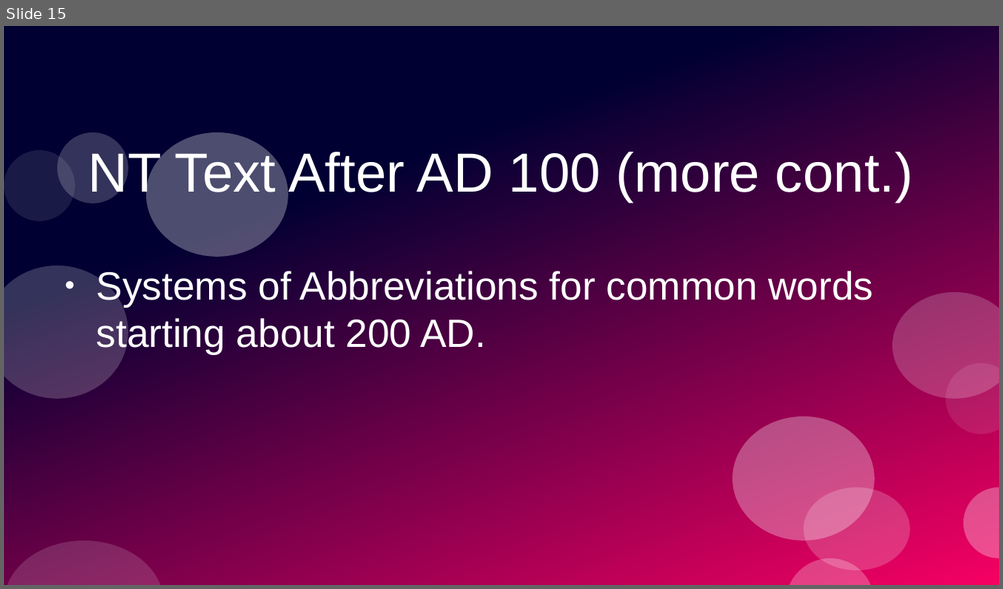
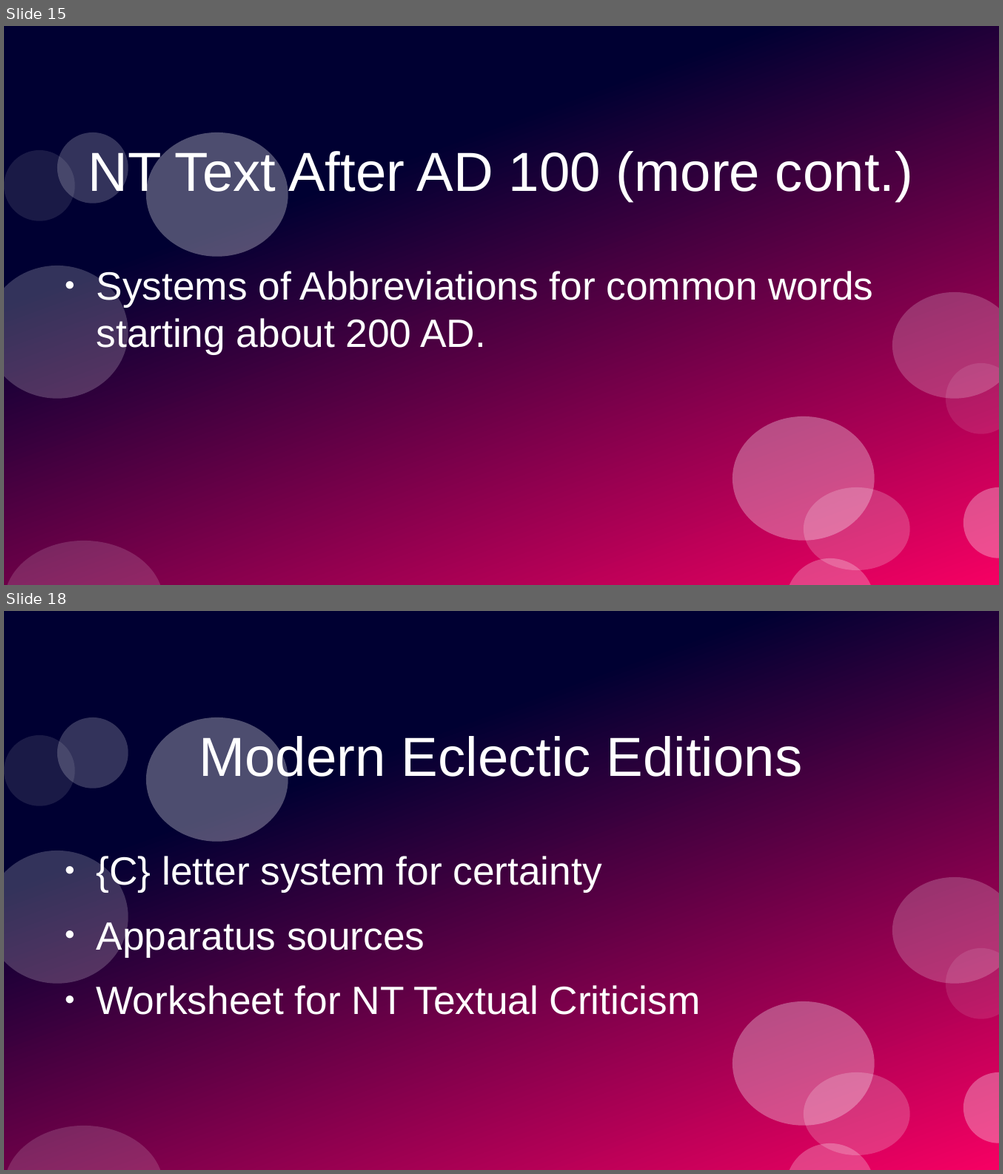
Before and after one commit to stevemac321/Music, a slide deck: LostTransmission.pptx. Shown one above the other, each under a label of ours: slide 15 before the commit, slides 15 and 18 after it; the slides between them are not shown. The pictures are 1003x589 and 1003x1174 pixels, drawn with LibreOffice and Linux fonts; fonts in the diff are those of the drawing. Boxes give left, top, right and bottom in pixels: in the first picture for what was removed or moved away, otherwise in the second. Text is boxed around its words. In the diff, an @@ line names an element or a change of style, - is before the commit and + after.

```diff
--- a/LostTransmission.pptx
+++ b/LostTransmission.pptx
@@ slide 18 added at (4, 611, 999, 1170), background #FFFFFF; not listed: 12 template elements that a slide beside it also shows @@
@@ text added at (199, 733, 802, 787), 44 pt, text #FFFFFF @@
+Modern Eclectic Editions
@@ text added at (96, 856, 700, 1015), 31.5 pt, text #FFFFFF @@
+● {C} letter system for certainty
+● Apparatus sources
+● Worksheet for NT Textual Criticism
```
Also in this commit, not shown: 1 slide changed, 3 other slides added.
